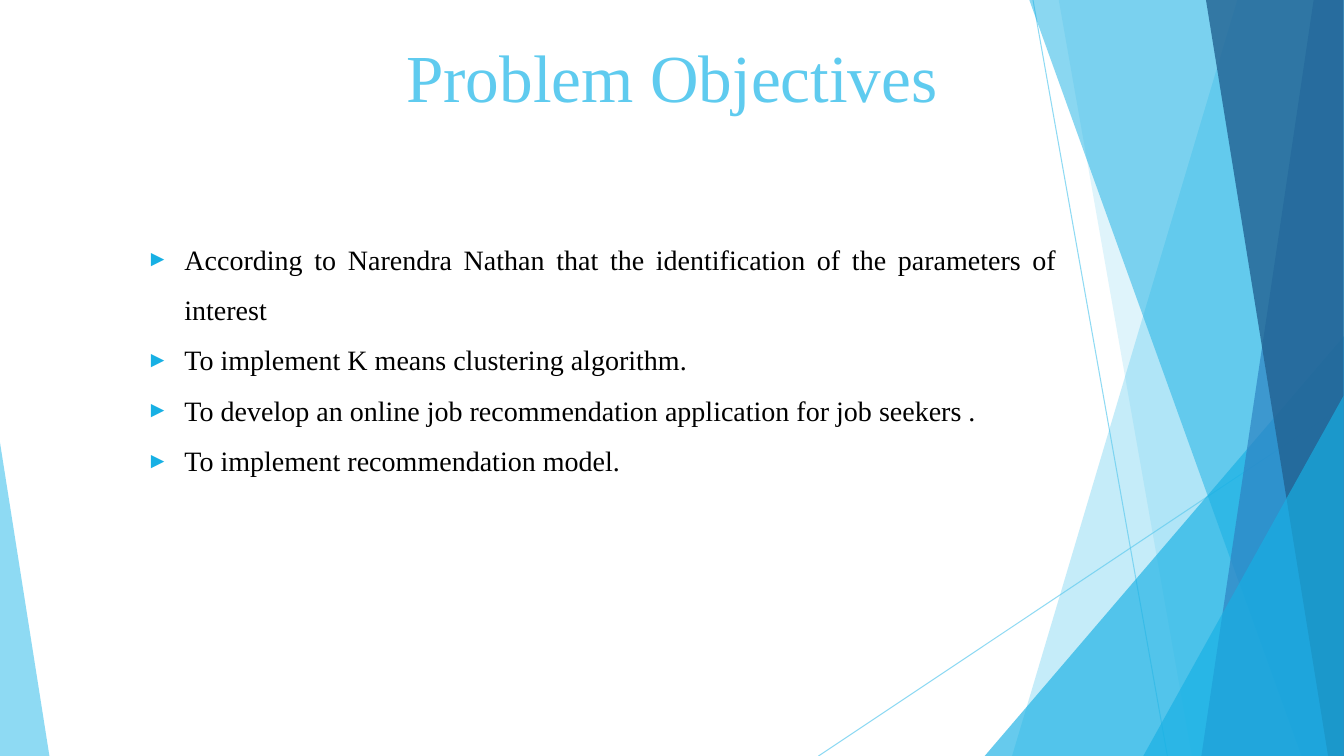
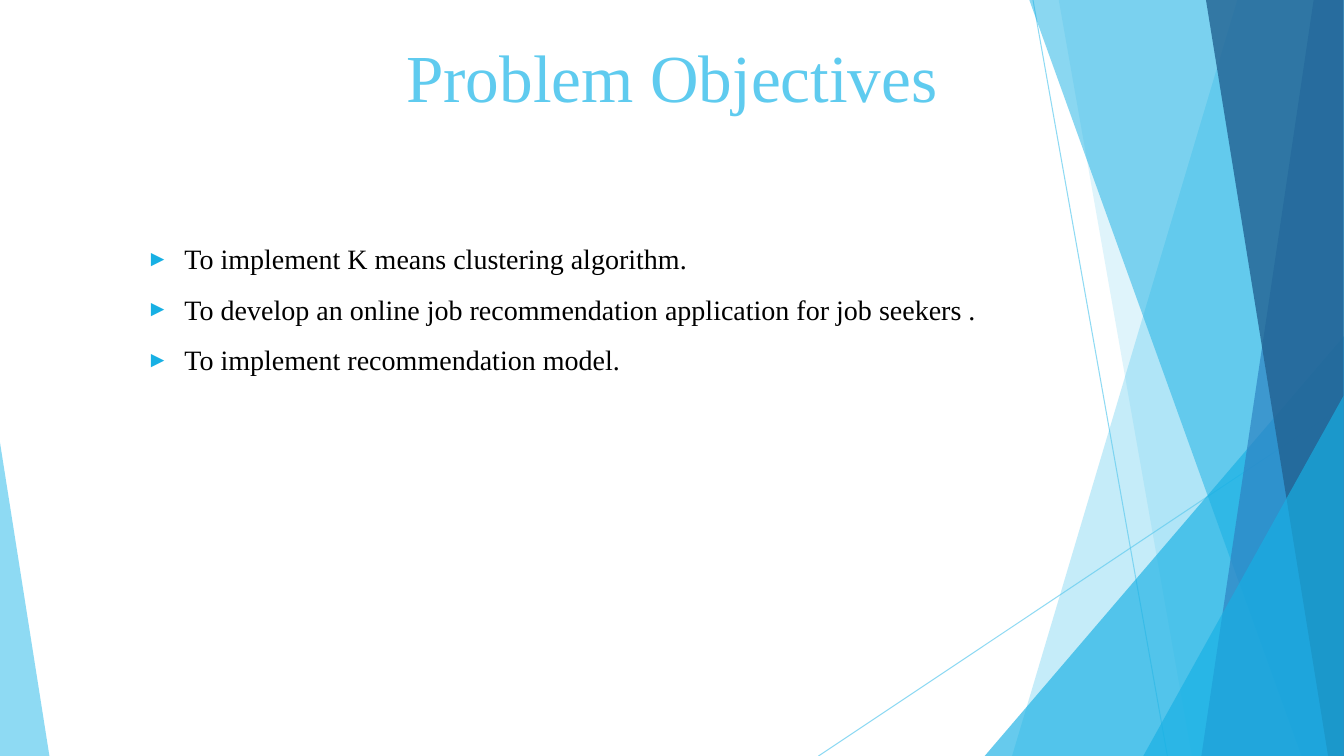
Before and after one commit to Vaibhav-Dharmik/project_reports_final_yr, a slide deck: slide 4 of final_submission_ppt.pptx. Drawn at 1344x756 pixels with LibreOffice and Linux fonts; fonts in the diff are those of the drawing. Boxes give left, top, right and bottom in pixels: in the first picture for what was removed or moved away, otherwise in the second. Text is boxed around its words. In the diff, an @@ line names an element or a change of style, - is before the commit and + after.

```diff
--- a/final_submission_ppt.pptx
+++ b/final_submission_ppt.pptx
@@ text at (184, 250, 1055, 321): paragraph removed @@
-► According to Narendra Nathan that the identification of the parameters of interest
```
Also in this commit, not shown: 1 other slide changed, 1 other file.
